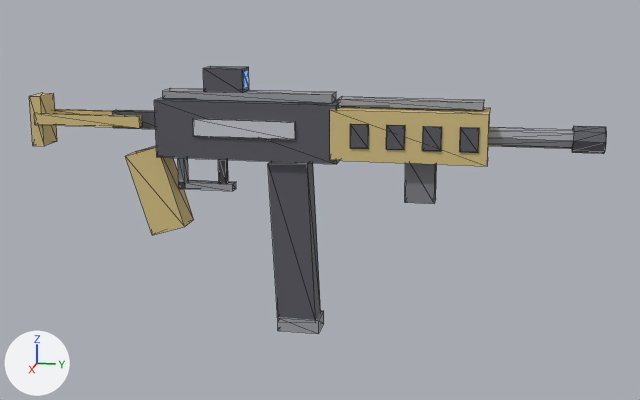
A saved change to the glTF model assets/models/smg.glb.
Before and after are seen from a 50 mm lens placed at (1.482, 0.542, 0.278), pointed at (-0.006, 0.244, -0.094). The axes (+X, +Y, +Z) are drawn at lower left. The lights are the same throughout. The older version comes first. Mesh edges are drawn as thin lines. Vertices at exactly the same position are counted once.

The first picture shows 'Smg'.
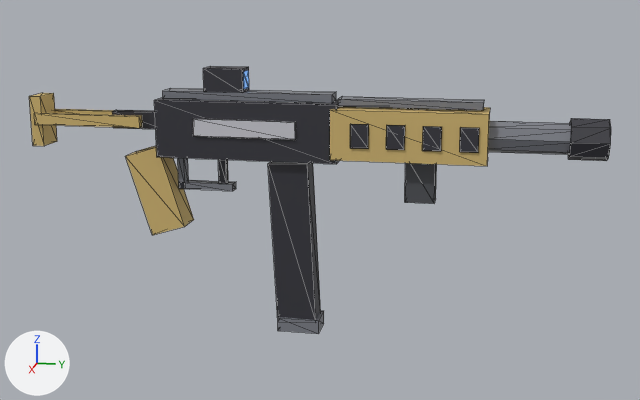
The change, as JSON lines over the scene's bpy script:
```json
{"op": "add", "block": "mat_gun_gunmetal", "code": ["mat_gun_gunmetal = principled_material('gun_gunmetal')", "mat_gun_gunmetal.base_color = (0.2, 0.21, 0.24)  # grey #7c7e86", "mat_gun_gunmetal.roughness = 0.3"]}
{"op": "add", "block": "mat_gun_black", "code": ["mat_gun_black = principled_material('gun_black')", "mat_gun_black.base_color = (0.035, 0.035, 0.045)  # dark grey #35353c", "mat_gun_black.roughness = 0.45"]}
{"op": "add", "block": "mat_gun_tan2", "code": ["mat_gun_tan2 = principled_material('gun_tan2')", "mat_gun_tan2.base_color = (0.62, 0.45, 0.16)  # yellow #ceb36f", "mat_gun_tan2.roughness = 0.7"]}
{"op": "add", "block": "mat_gun_poly2", "code": ["mat_gun_poly2 = principled_material('gun_poly2')", "mat_gun_poly2.base_color = (0.07, 0.075, 0.085)  # dark grey #4b4d52", "mat_gun_poly2.roughness = 0.6"]}
{"block": "me_smg", "where": "# used by ob_smg; location = (0.0, 0.0, 0.0)"}
{"op": "remove", "block": "me_smg", "code": "me_smg.from_pydata(...)  # 248 vertices, 380 faces; spans x -0.043..0.043, y -0.281..0.715, z -0.332..0.135"}
{"op": "add", "block": "me_smg", "code": "me_smg.from_pydata(...)  # 248 vertices, 380 faces; spans x -0.043..0.043, y -0.281..0.72, z -0.332..0.135"}
{"block": "me_smg", "change": "me_smg part 1: the loose piece of 16 vertices spanning x -0.022..0.022, y 0.665..0.715, z 0.008..0.052 is scaled about its middle by (1.55, 1.2, 1.55)"}
{"block": "me_smg", "change": "me_smg part 2: the loose piece of 16 vertices spanning x -0.016..0.016, y 0.52..0.68, z 0.014..0.046 is scaled about its middle by (1.63, 1, 1.62)"}
{"block": "me_smg", "change": "me_smg part 3: all 184 faces that had it switch from mat_gun_dark (dark grey #595961) to mat_gun_black (dark grey #35353c)"}
{"block": "me_smg", "change": "me_smg part 4: all 88 faces that had it switch from mat_gun_steel (grey #9ea0a6) to mat_gun_gunmetal (grey #7c7e86)"}
{"block": "me_smg", "change": "me_smg part 5: all 60 faces that had it switch from mat_gun_tan (yellow #d4bf81) to mat_gun_tan2 (yellow #ceb36f)"}
{"block": "me_smg", "change": "me_smg part 6: all 12 faces that had it switch from mat_gun_poly (grey #7c7e84) to mat_gun_poly2 (dark grey #4b4d52)"}
```

What differs and where, as boxes [x1, y1, x2, y2] in the pictures (640 x 400 px; the box of a moved part takes in the faces that stretch with it):
```json
{"object": "Smg", "change": "reshaped, recoloured", "before": [29, 66, 607, 334], "after": [29, 66, 611, 334]}
{"part": 1, "of": "me_smg", "change": "moved or reshaped", "before": [572, 126, 607, 153], "after": [568, 118, 611, 161]}
{"part": 2, "of": "me_smg", "change": "moved or reshaped", "before": [488, 127, 574, 149], "after": [488, 121, 571, 155]}
{"part": 3, "of": "me_smg", "change": "recoloured", "before": [112, 66, 607, 320], "after": [112, 66, 607, 320]}
{"part": 4, "of": "me_smg", "change": "recoloured", "before": [163, 88, 571, 334], "after": [163, 88, 571, 334]}
{"part": 5, "of": "me_smg", "change": "recoloured", "before": [29, 93, 490, 235], "after": [29, 93, 490, 235]}
{"part": 6, "of": "me_smg", "change": "recoloured", "before": [405, 163, 437, 204], "after": [405, 163, 437, 204], "on screen": "grey to dark grey"}
```
